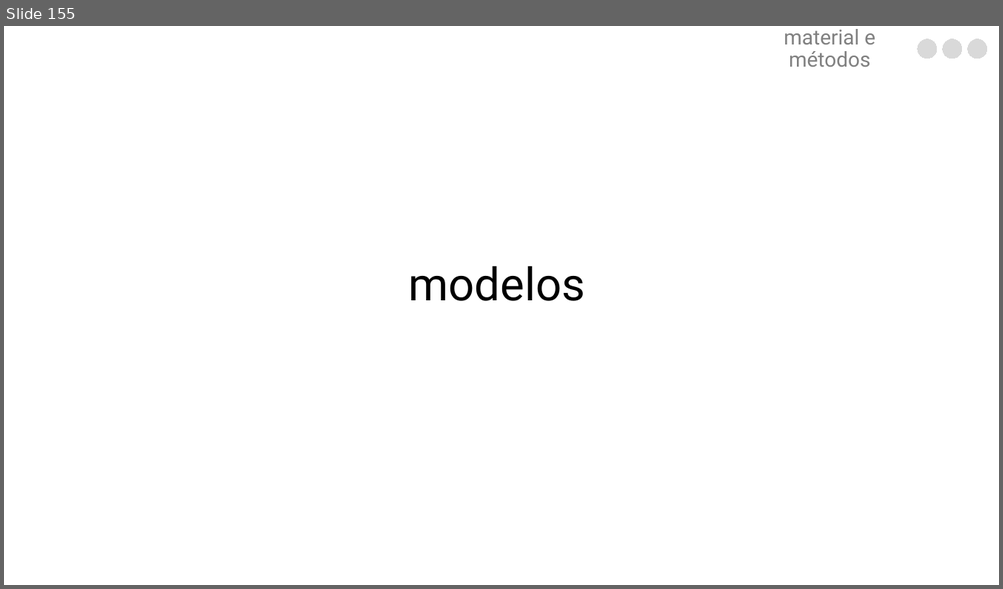
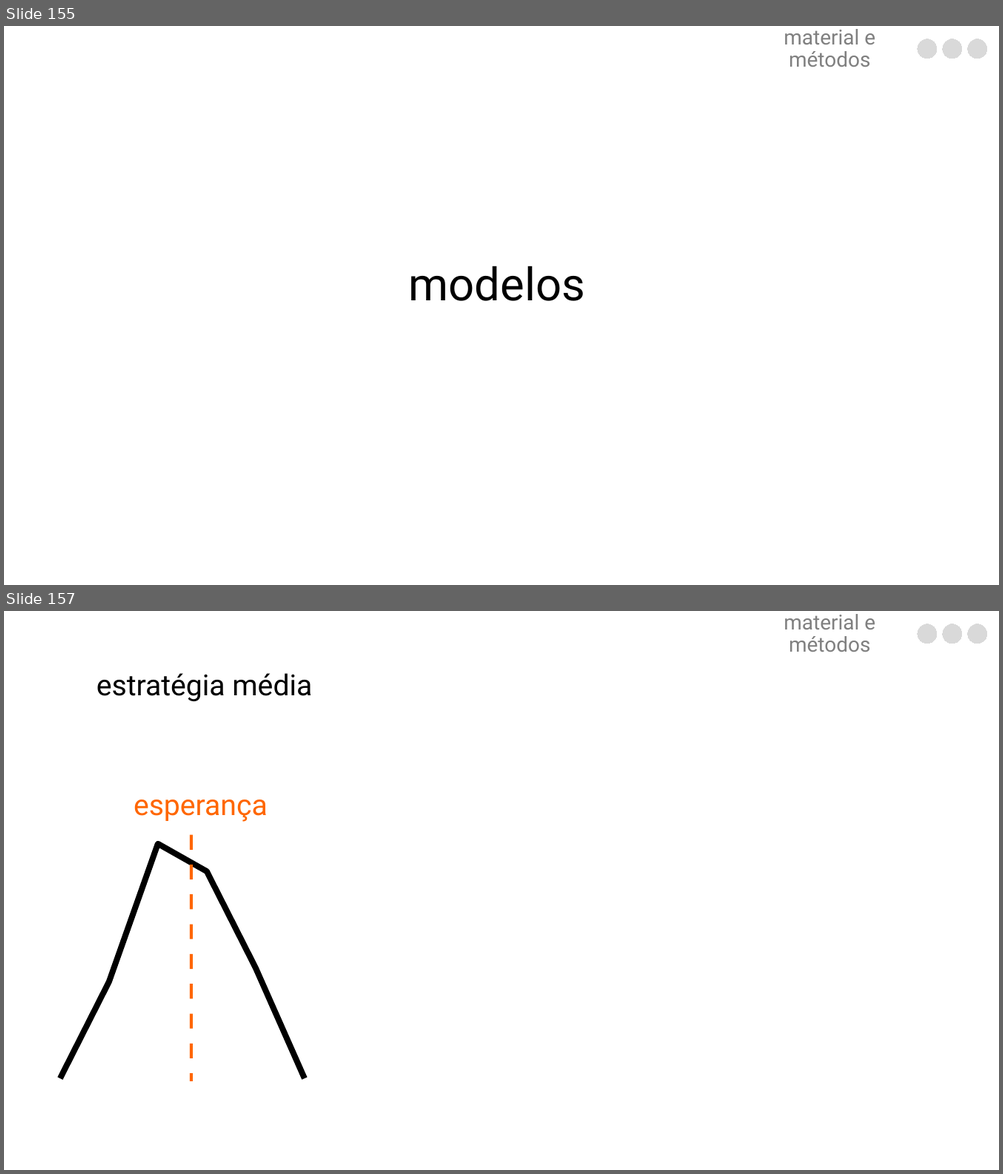
Before and after one commit to luisanovara/dissertacao, a slide deck: DEFESA.pptx. Shown one above the other, each under a label of ours: slide 155 before the commit, slides 155 and 157 after it; the slides between them are not shown. The pictures are 1003x589 and 1003x1174 pixels, drawn with LibreOffice and Linux fonts; fonts in the diff are those of the drawing. Boxes give left, top, right and bottom in pixels: in the first picture for what was removed or moved away, otherwise in the second. Text is boxed around its words. In the diff, an @@ line names an element or a change of style, - is before the commit and + after.

```diff
--- a/DEFESA.pptx
+++ b/DEFESA.pptx
@@ slide 157 added at [4, 611, 999, 1170], background #FFFFFF @@
@@ text added at [783, 614, 875, 652], 20 pt, text #808080 @@
+material e métodos
@@ freeform shape added at [917, 624, 936, 644], fill #D9D9D9, outline #D9D9D9 0 pt @@
@@ freeform shape added at [942, 624, 962, 644], fill #D9D9D9, outline #D9D9D9 0 pt @@
@@ freeform shape added at [967, 624, 987, 644], fill #D9D9D9, outline #D9D9D9 0 pt @@
@@ text added at [96, 673, 312, 701], 28 pt, text #000000 @@
+estratégia média
@@ line chart added at [29, 797, 335, 1085] @@
+categories: 1, 2, 3, 4, 5, 6
+Series 1: 0, 41, 100, 88, 47, 0
@@ text added at [134, 800, 267, 822], 28 pt, text #FF6600 @@
+esperança
@@ line added from (191, 834) to (191, 1082), #FF6600 2.83 pt @@
```
Also in this commit, not shown: 8 other slides added, 2 slides removed.
